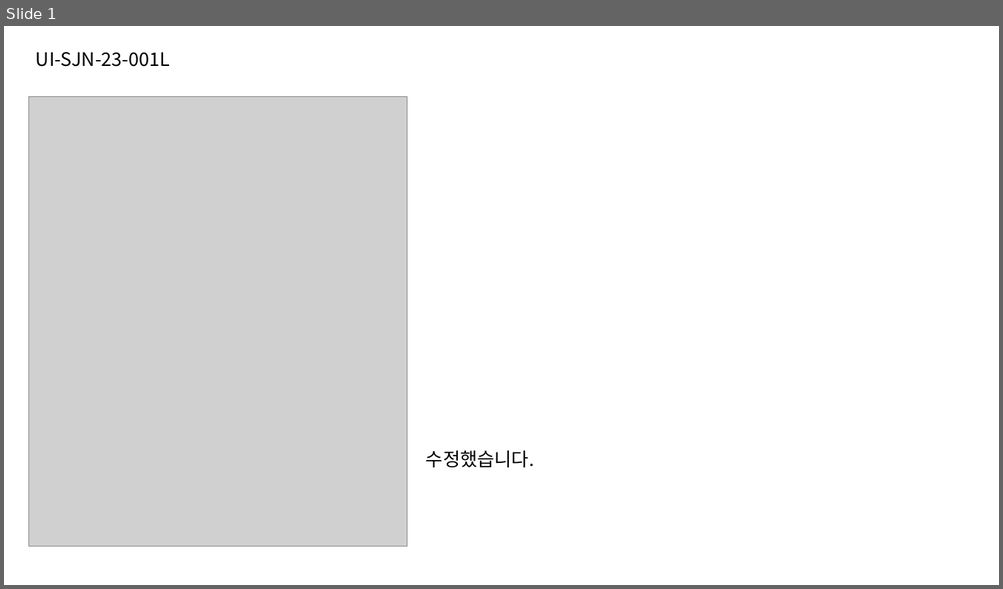
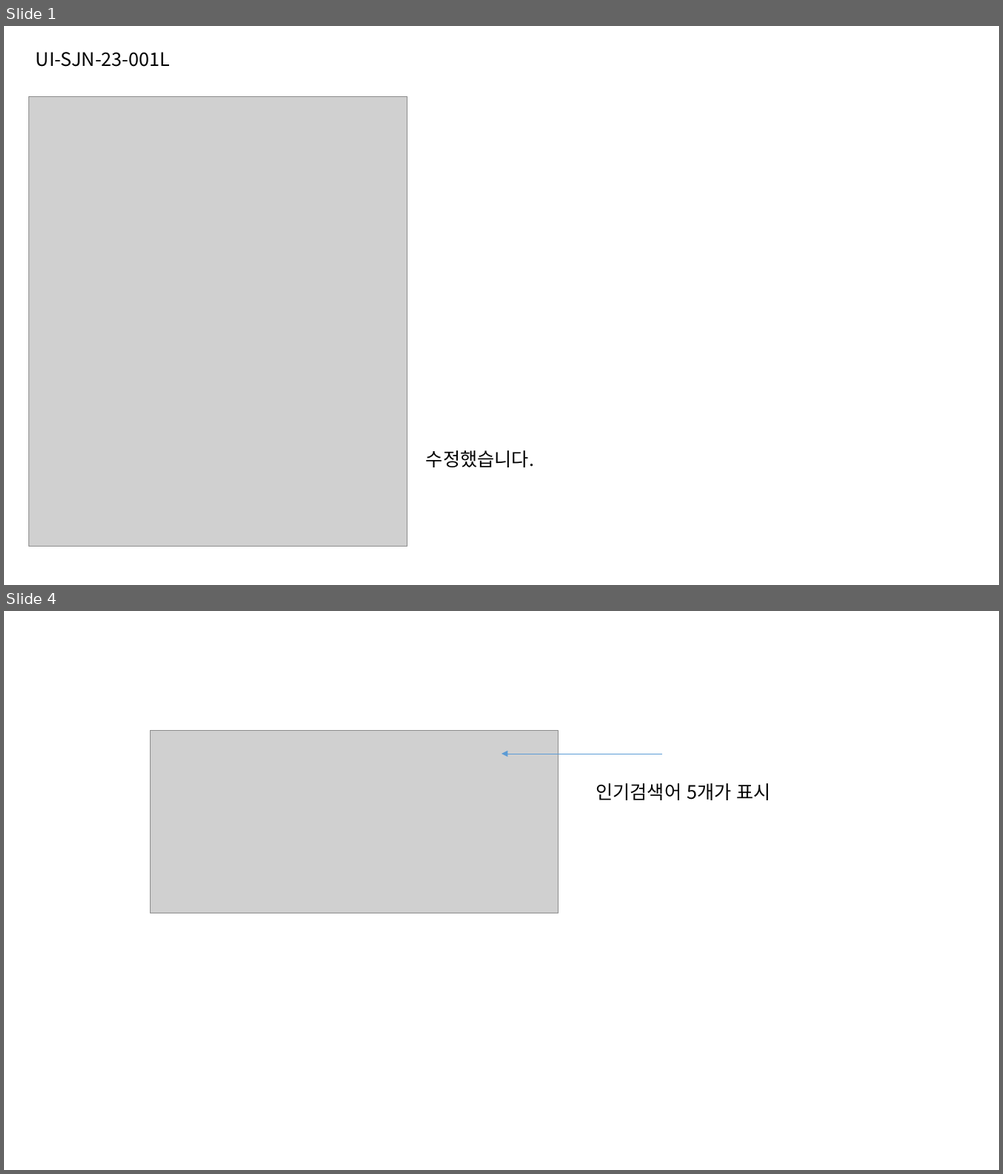
Before and after one commit to jeoungGyy/sejong, a slide deck: ppt/05-18.pptx. Shown one above the other, each under a label of ours: slide 1 before the commit, slides 1 and 4 after it; the slides between them are not shown. The pictures are 1003x589 and 1003x1174 pixels, drawn with LibreOffice and Linux fonts; fonts in the diff are those of the drawing; grey boxes stand for pictures. Boxes give left, top, right and bottom in pixels: in the first picture for what was removed or moved away, otherwise in the second. Text is boxed around its words. In the diff, an @@ line names an element or a change of style, - is before the commit and + after.

```diff
--- a/ppt/05-18.pptx
+++ b/ppt/05-18.pptx
@@ slide 4 added at (4,611,999,1170), background #FFFFFF @@
@@ picture added at (151,731,558,914) @@
@@ arrow added from (662, 754) to (502, 754), #5B9BD5 0.5 pt @@
@@ text added at (595,783,771,800), 18 pt, text #000000 @@
+인기검색어 5개가 표시
```
Also in this commit, not shown: 4 other slides added, 1 other file.
